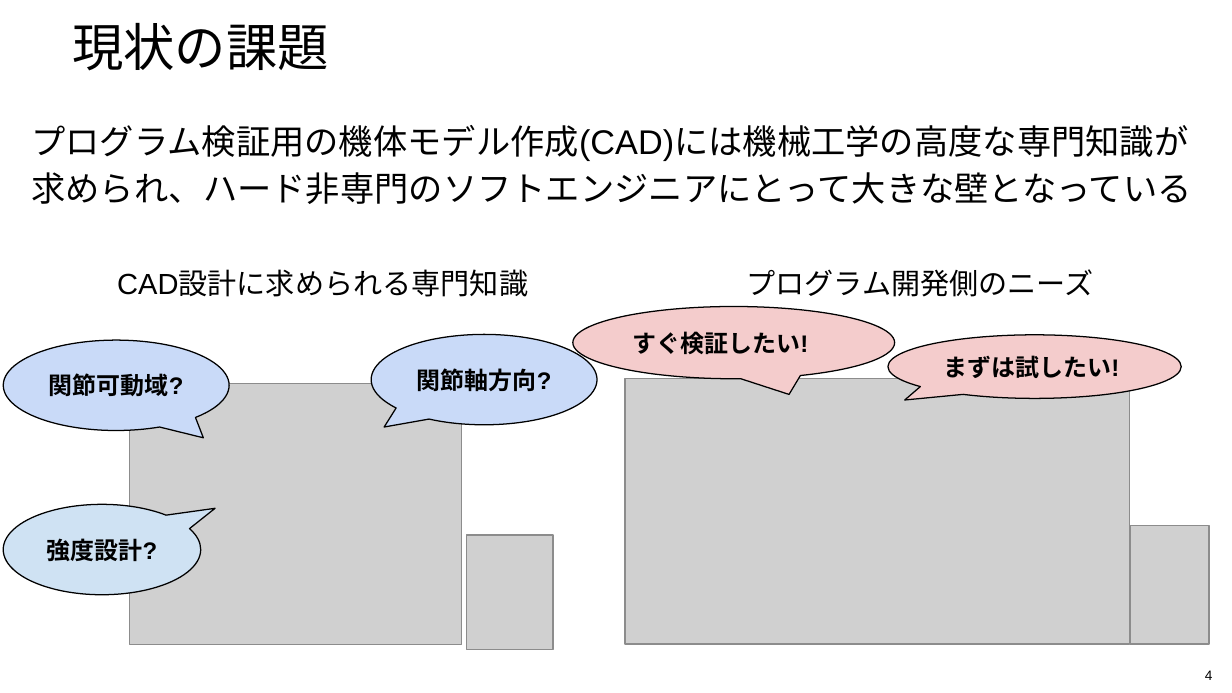
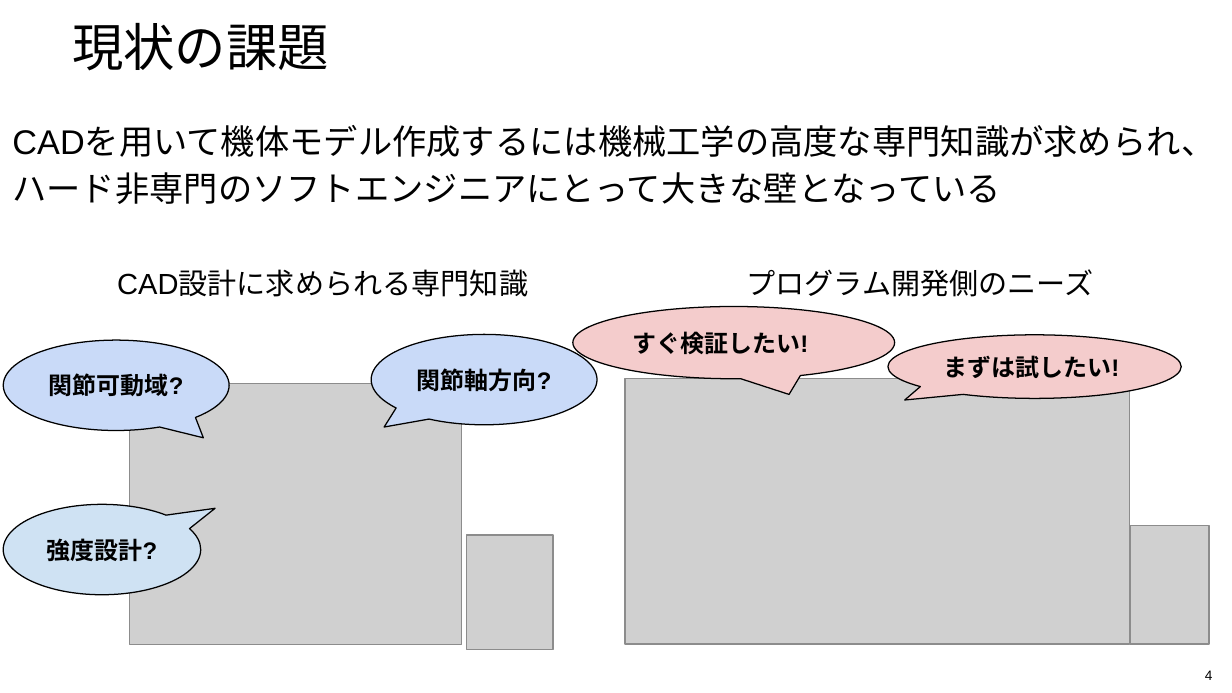
Before and after one commit to 233301koshiro/StackelbergPPO, a slide deck: slide 4 of docs/研究応用/執筆/これまでの進捗_0911.pptx. Drawn at 1232x693 pixels with LibreOffice and Linux fonts; fonts in the diff are those of the drawing; grey boxes stand for pictures; background and template pictures are left out. Boxes give left, top, right and bottom in pixels: in the first picture for what was removed or moved away, otherwise in the second. Text is boxed around its words. In the diff, an @@ line names an element or a change of style, - is before the commit and + after.

```diff
--- a/docs/研究応用/執筆/これまでの進捗_0911.pptx
+++ b/docs/研究応用/執筆/これまでの進捗_0911.pptx
@@ text at [12,127,1215,204]: text changed @@
-プログラム検証用の機体モデル作成(CAD)には機械工学の高度な専門知識が求められ、ハード非専門のソフトエンジニアにとって大きな壁となっている
+CADを用いて機体モデル作成するには機械工学の高度な専門知識が求められ、ハード非専門のソフトエンジニアにとって大きな壁となっている
```
Also in this commit, not shown: 6 other slides changed, 6 other files.
